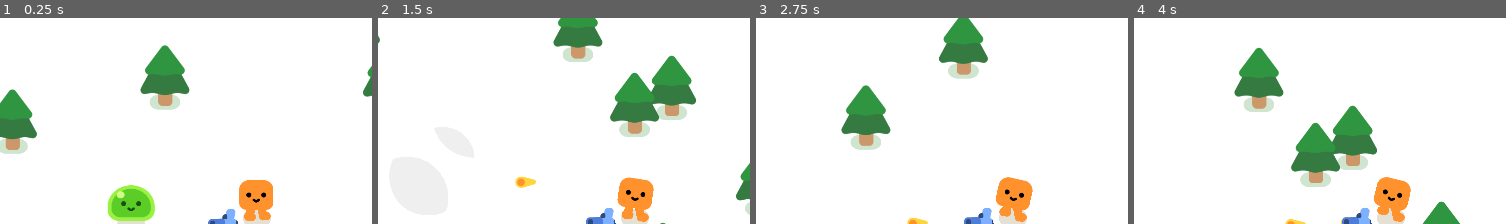
Above: before the commit, frames 1-4 (left to right).
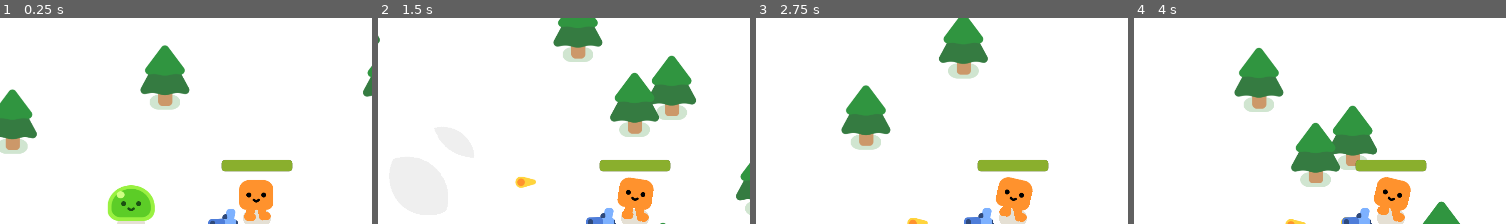
Above: after the commit, the same moments.

Repository: eapzzz/Vampire-Survivors-Like
Game: Godot game, scene res://survivors_game.tscn
The game is run twice, just before and just after one commit, with the same random seed, the same clock (stepped at 60 frames per second) and the same inputs.
Inputs:
- Up to frame 1 (0.25 s): no input
- Up to frame 2 (1.5 s): hold D (move_right) 0.53-1.28 s; hold S (move_down) from 1.28 s (still down)
- Up to frame 3 (2.75 s): release S (move_down) at 2.03 s; hold D (move_right) from 2.03 s (still down)
- Up to frame 4 (4 s): release D (move_right) at 2.78 s; hold W (move_up) 2.78-3.53 s; hold A (move_left) from 3.53 s (still down)
The pictures show only the part of the screen within x 19-69%, y 6-56%; the shares and areas given below are measured in that part.

The runs differ from the first frame. In frame 1, 1.1% of the frame differs, in the area x 59-79%, y 68-75%; in frame 2, 1.1%; in frame 3, 1.1%; in frame 4, 1.1%.

Commit message:
feat: implement health system to player

Diff:
--- a/player.gd
+++ b/player.gd
@@ -1,9 +1,12 @@
 extends CharacterBody2D
 
+signal health_depleted
+
 var speed = 600
+var health = 100.0
+var damage_rate = 5.0
 
-
-func _physics_process(_delta: float) -> void:
+func _physics_process(delta: float) -> void:
 	var direction = Input.get_vector("move_left", "move_right", "move_up", "move_down")
 	velocity = direction * speed
 	move_and_slide()
@@ -12,4 +15,11 @@
 		%HappyBoo.play_walk_animation()
 	else:
 		%HappyBoo.play_idle_animation()
+
+	var overlapping_mobs = $HurtBox.get_overlapping_bodies()
+	if overlapping_mobs.size() > 0:
+		health -= damage_rate * overlapping_mobs.size() * delta
+		$ProgressBar.value = health
+		if health <= 0:
+			health_depleted.emit()
 	pass
--- a/player.tscn
+++ b/player.tscn
@@ -7,6 +7,23 @@
 [sub_resource type="CapsuleShape2D" id="CapsuleShape2D_phl0j"]
 radius = 21.0
 height = 68.0
+
+[sub_resource type="CircleShape2D" id="CircleShape2D_m1hyp"]
+radius = 41.0
+
+[sub_resource type="StyleBoxFlat" id="StyleBoxFlat_phl0j"]
+bg_color = Color(0.16972148, 0.16972148, 0.1697214, 1)
+corner_radius_top_left = 8
+corner_radius_top_right = 8
+corner_radius_bottom_right = 8
+corner_radius_bottom_left = 8
+
+[sub_resource type="StyleBoxFlat" id="StyleBoxFlat_m1hyp"]
+bg_color = Color(0.5424374, 0.68459034, 0.17841381, 1)
+corner_radius_top_left = 8
+corner_radius_top_right = 8
+corner_radius_bottom_right = 8
+corner_radius_bottom_left = 8
 
 [node name="Player" type="CharacterBody2D" unique_id=2000853190]
 script = ExtResource("1_onrkg")
@@ -21,3 +38,21 @@
 shape = SubResource("CapsuleShape2D_phl0j")
 
 [node name="Gun" parent="." unique_id=415322802 instance=ExtResource("3_i3pqv")]
+
+[node name="HurtBox" type="Area2D" parent="." unique_id=538176890]
+collision_layer = 0
+collision_mask = 2
+
+[node name="CollisionShape2D" type="CollisionShape2D" parent="HurtBox" unique_id=1403893586]
+shape = SubResource("CircleShape2D_m1hyp")
+debug_color = Color(0.97990793, 0, 0.38805085, 0.41960785)
+
+[node name="ProgressBar" type="ProgressBar" parent="." unique_id=1321254499]
+offset_left = -85.0
+offset_top = -139.0
+offset_right = 85.0
+offset_bottom = -112.0
+theme_override_styles/background = SubResource("StyleBoxFlat_phl0j")
+theme_override_styles/fill = SubResource("StyleBoxFlat_m1hyp")
+value = 100.0
+show_percentage = false
